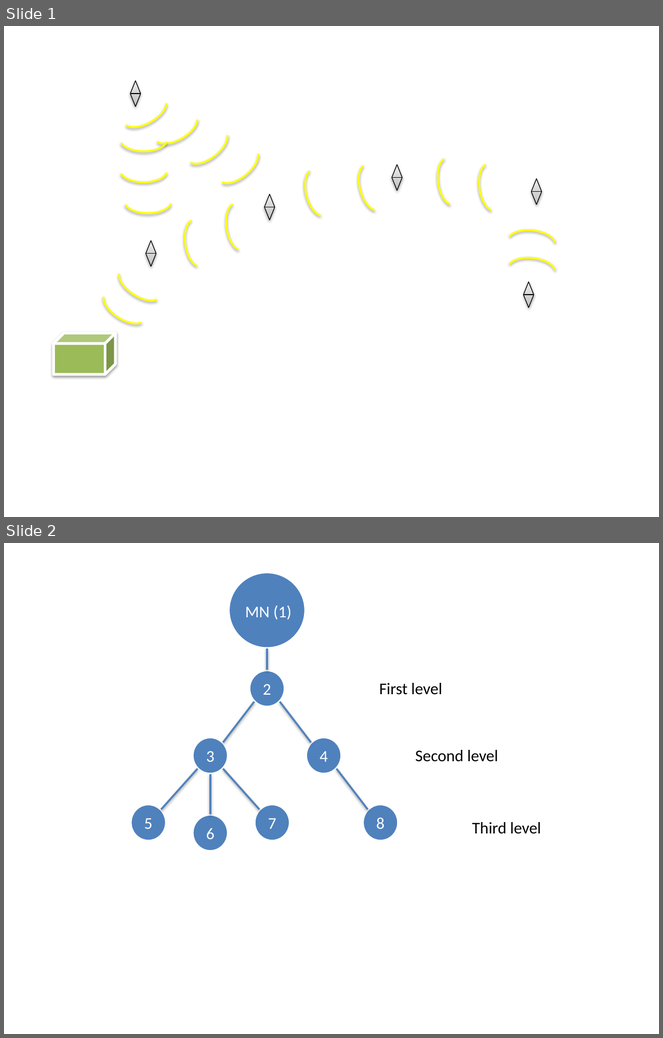
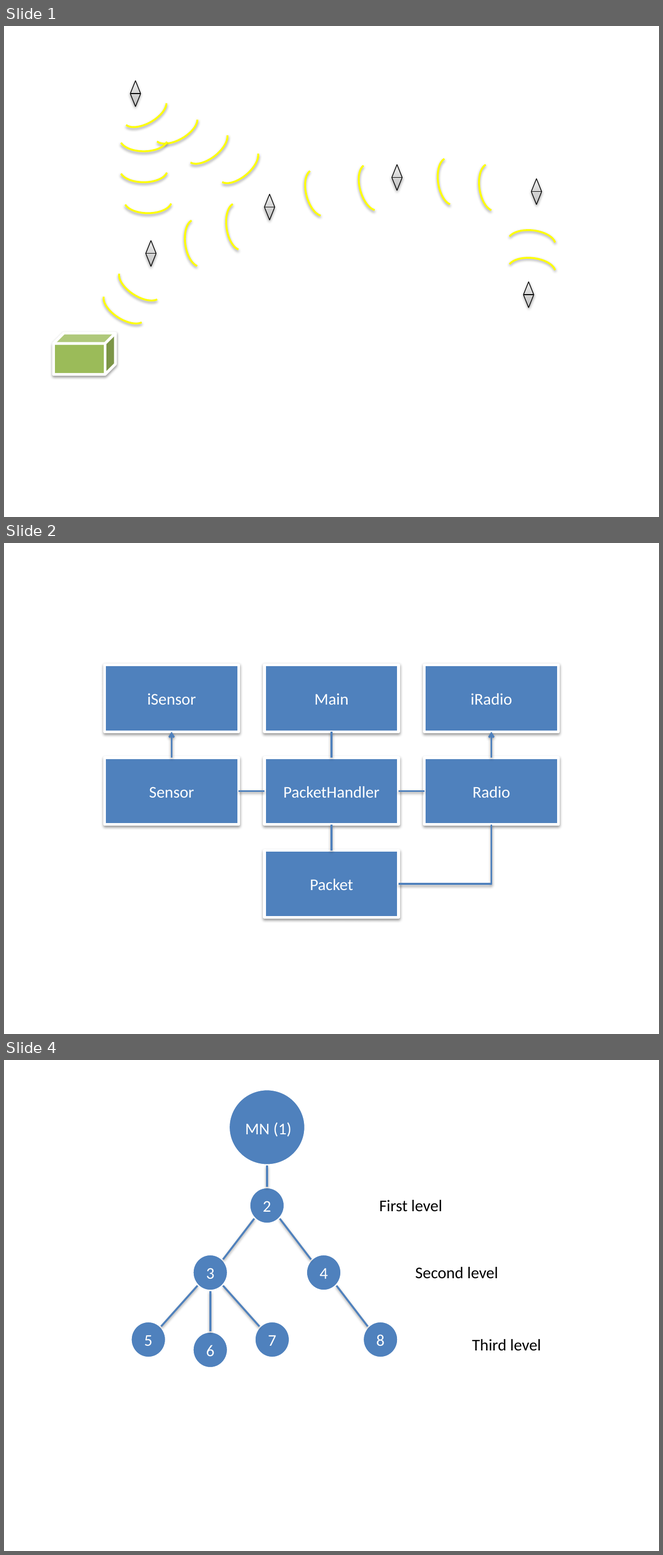
Before and after one commit to bjornops/sw513e15, a slide deck: Rapport/figures/Golf_course_1_representation.pptx. Shown one above the other, each under a label of ours: slides 1 and 2 before the commit, slides 1, 2 and 4 after it; the slides between them are not shown. The pictures are 663x1038 and 663x1555 pixels, drawn with LibreOffice and Linux fonts; fonts in the diff are those of the drawing. Boxes give left, top, right and bottom in pixels: in the first picture for what was removed or moved away, otherwise in the second. Text is boxed around its words. In the diff, an @@ line names an element or a change of style, - is before the commit and + after.

```diff
--- a/Rapport/figures/Golf_course_1_representation.pptx
+++ b/Rapport/figures/Golf_course_1_representation.pptx
@@ slide 2 added at <box>4,543,659,1034</box>, background #FFFFFF @@
@@ rectangle added at <box>105,665,239,732</box>, fill #4F81BD, outline #FFFFFF 3 pt, 18 pt, text #FFFFFF @@
+iSensor
@@ rectangle added at <box>265,665,399,732</box>, fill #4F81BD, outline #FFFFFF 3 pt, 18 pt, text #FFFFFF @@
+Main
@@ rectangle added at <box>425,665,559,732</box>, fill #4F81BD, outline #FFFFFF 3 pt, 18 pt, text #FFFFFF @@
+iRadio
@@ arrow added from (172, 758) to (172, 732), #4F81BD 2 pt @@
@@ line added from (332, 732) to (332, 758), #4F81BD 2 pt @@
@@ arrow added from (491, 758) to (491, 732), #4F81BD 2 pt @@
@@ rectangle added at <box>105,758,239,825</box>, fill #4F81BD, outline #FFFFFF 3 pt, 18 pt, text #FFFFFF @@
+Sensor
@@ rectangle added at <box>265,758,399,825</box>, fill #4F81BD, outline #FFFFFF 3 pt, 18 pt, text #FFFFFF @@
+PacketHandler
@@ rectangle added at <box>425,758,559,825</box>, fill #4F81BD, outline #FFFFFF 3 pt, 18 pt, text #FFFFFF @@
+Radio
@@ line added from (239, 792) to (265, 792), #4F81BD 2 pt @@
@@ line added from (425, 792) to (399, 792), #4F81BD 2 pt @@
@@ line added from (332, 825) to (332, 850), #4F81BD 2 pt @@
@@ elbow line added from (491, 825) to (399, 884), #4F81BD 2 pt @@
@@ rectangle added at <box>265,850,399,917</box>, fill #4F81BD, outline #FFFFFF 3 pt, 18 pt, text #FFFFFF @@
+Packet
@@ what was slide 2 is now slide 4 @@
```
Also in this commit, not shown: 1 other slide added, 9 other files.
